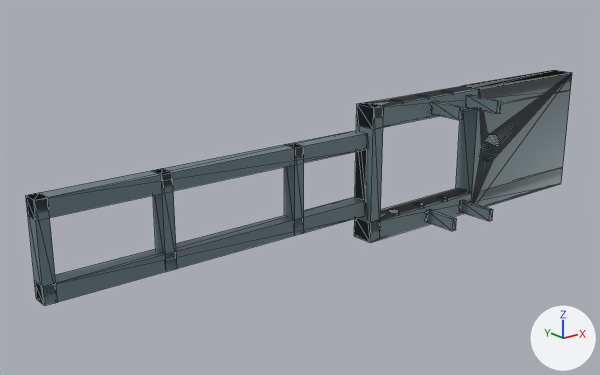
What one commit did to the OBJ model models/bedplate/bedplate.obj.
Before and after are seen from a 50 mm camera at (-13.67, -11.15, 4.41) aimed at (-4.58, 0.2, -0.13). Every picture has the same lights, and +X, +Y and +Z are marked at lower right. The older version comes first. Mesh edges are drawn as thin lines. Where no turn or scale is listed for an object, it has been applied to the vertices. Vertices at exactly the same position are counted once.

The older version as bpy lines, for what is in view:
```python
me_bedplate = bpy.data.meshes.new('bedplate')
me_bedplate.from_pydata(...)  # 872 vertices, 1716 faces; spans x -9.7..2.7, y -1.23..0.0, z -1.3..1.3
# faces by material slot: [1556, 160]
me_bedplate.materials.append(mat_gear_paint)  # greyish cyan #6b7f85
me_bedplate.materials.append(mat_bolt_black)  # black #141417
ob_bedplate = bpy.data.objects.new('bedplate', me_bedplate)
ob_bedplate.location = (0.0, 0.0, 0.0)
```
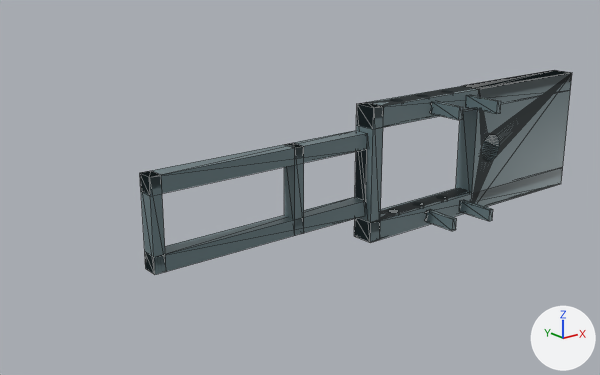
Where the change shows, as pixel boxes (x1, y1, x2, y2) in the pictures (600 x 375 px):
'bedplate', reshaped (21% narrower, 13% shorter)
    before: (26, 70, 572, 306)
    after: (140, 70, 572, 275)
part 1 of me_bedplate, cut back
    before: (26, 130, 367, 306)
    after: (140, 130, 367, 275)

Patch to the scene script:
```diff
--- a/models/bedplate/bedplate.obj.py
+++ b/models/bedplate/bedplate.obj.py
@@ me_bedplate @@
 # used by ob_bedplate; location = (0.0, 0.0, 0.0)
-me_bedplate.from_pydata(...)  # 872 vertices, 1716 faces; spans x -9.7..2.7, y -1.23..0.0, z -1.3..1.3
+me_bedplate.from_pydata(...)  # 864 vertices, 1704 faces; spans x -7.9..2.7, y -1.23..0.0, z -1.3..1.3
+# me_bedplate part 1
+# 8 vertices are removed from x -9.5..-7.5, y -0.3..0.0, z -0.8..0.8
+# 22 faces are deleted
+# 8 vertices in x -9.7, y -0.3..0.0, z -0.8..0.8 move by (1.8, 0.0, 0.0)
+# 10 new faces join them, mat_gear_paint (greyish cyan #6b7f85)
 me_bedplate.materials.append(mat_gear_paint)
```
